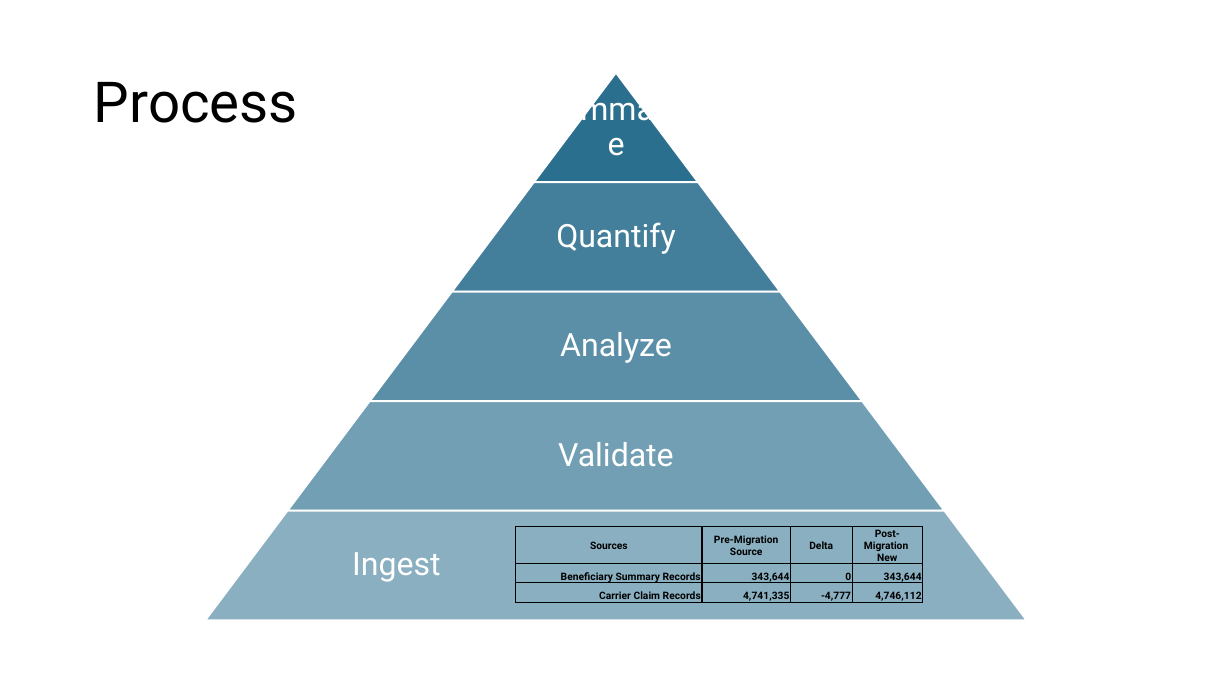
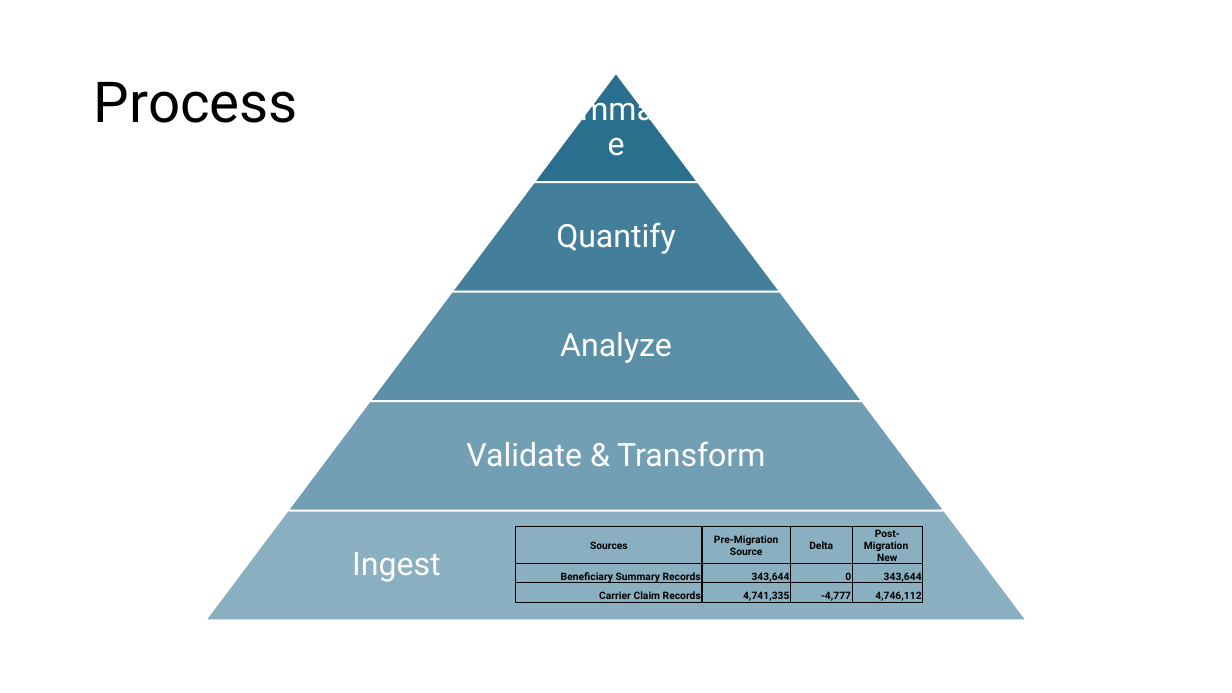
Before and after one commit to BensonJT/data_eng_exercise, a slide deck: slide 3 of Data Migration Analysis.pptx. Drawn at 1232x693 pixels with LibreOffice and Linux fonts; fonts in the diff are those of the drawing. Boxes give left, top, right and bottom in pixels: in the first picture for what was removed or moved away, otherwise in the second. Text is boxed around its words. In the diff, an @@ line names an element or a change of style, - is before the commit and + after.

```diff
--- a/Data Migration Analysis.pptx
+++ b/Data Migration Analysis.pptx
@@ text at [466, 441, 765, 466]: text changed @@
-Validate
+Validate & Transform
```
Also in this commit, not shown: 1 other slide changed, 15 other files.
